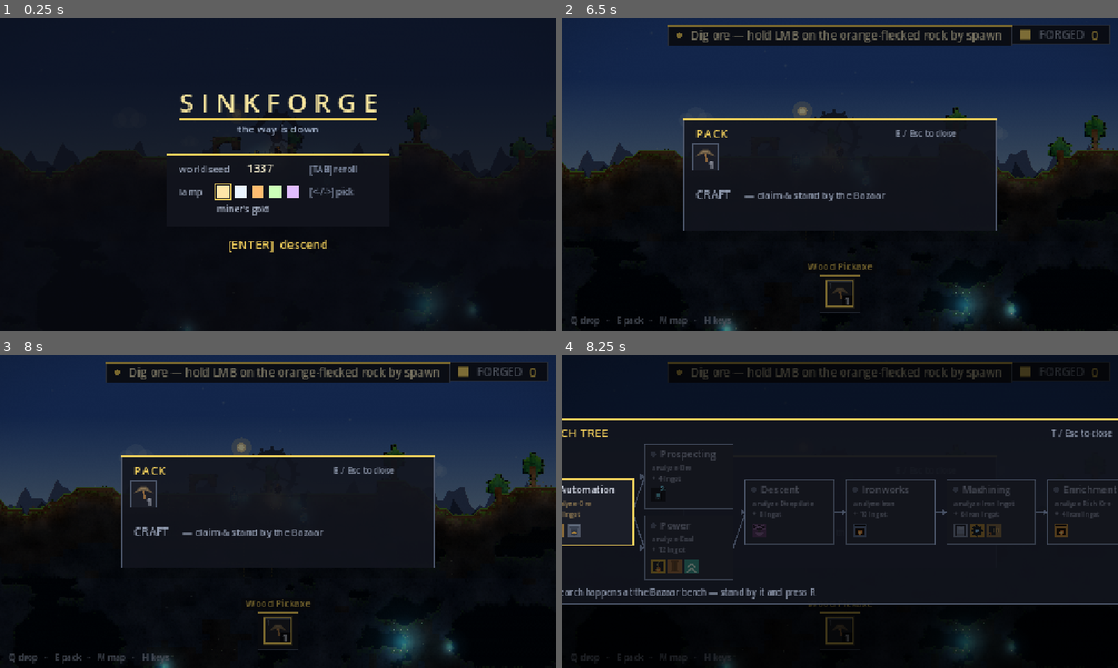
Above: before the commit, frames 1-4 (two rows, left to right).
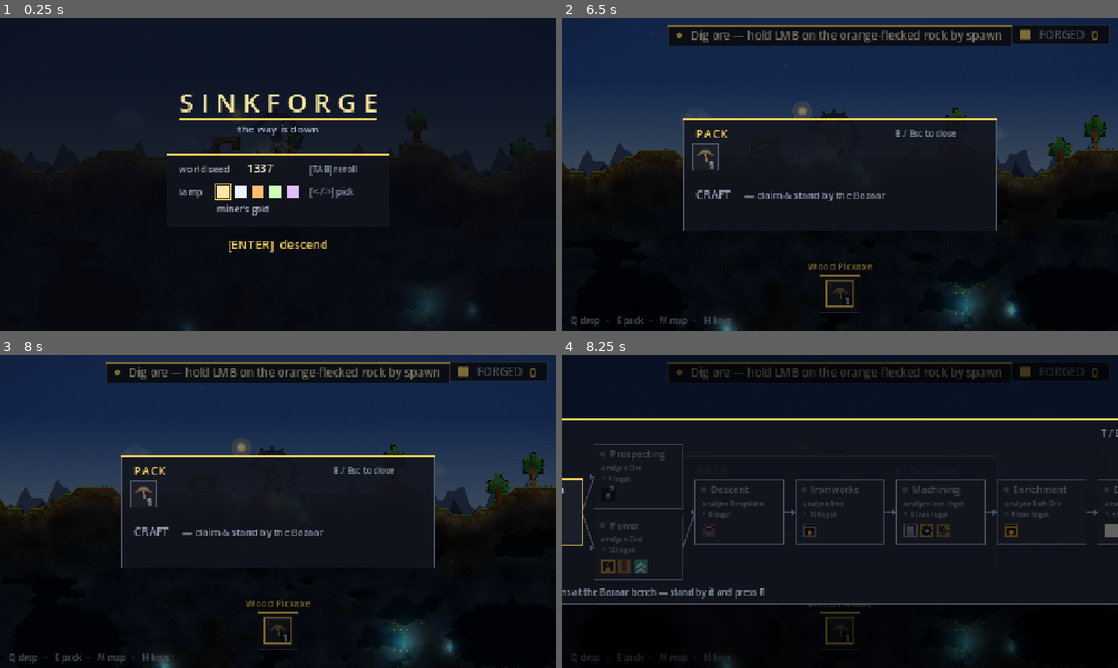
Above: after the commit, the same moments.

Repository: teohondascully/sinkforge
Game: Godot game, scene res://scenes/main.tscn
Two runs of this game, one before a commit and one after it. Both use one fixed random seed, a clock stepped at 60 frames per second and the inputs below.
Inputs (mouse positions are in pixels of both pictures, inside the frame that each line leads up to):
- Up to frame 1 (0.25 s): no input
- Up to frame 2 (6.5 s): tap Enter at 0.5, 3.5, 5.75 s; move the mouse to (962, 158) at 0.52 s; hold D (sf_right) 0.53-1.25 s; right-click (962, 158) at 0.6 s; click (962, 158) at 0.67 s; tap Space (sf_jump) at 0.77, 1.07, 2, 3.77, 4.07, 5 s; drag from (728, 190) to (812, 237) at 1.27 s; move the mouse to (895, 105) at 2.02 s; hold D (sf_right) 2.03-2.75 s; tap E (sf_craft) at 2.1 s; drag from (812, 237) to (673, 127) at 2.77 s; move the mouse to (1006, 221) at 3.52 s; hold A (sf_left) 3.53-4.25 s; tap Mouse wheel up (sf_cycle_prev) at 3.6 s; drag from (673, 127) to (756, 96) at 4.27 s; move the mouse to (867, 174) at 5.02 s; hold S (sf_down) 5.03-5.75 s; tap Q (sf_drop) at 5.1 s; click (867, 174) at 5.17 s; drag from (756, 96) to (728, 190) at 5.77 s
- Up to frame 3 (8 s): move the mouse to (400, 495) at 6.52 s; hold W (sf_up) 6.53-7.25 s; tap R (sf_research) at 6.6 s; tap Space (sf_jump) at 6.77, 7.07, 7.25 s; drag from (166, 527) to (250, 574) at 7.27 s
- Up to frame 4 (8.25 s): move the mouse to (895, 442) at 8.02 s; hold S (sf_down) from 8.03 s (still down); tap T (sf_tech) at 8.1 s

Frames 1-3 are identical in both runs. In frame 4, 6.2% of the frame differs, in the area x 0-100%, y 23-78%.

Commit message:
feat(L3): the PUMP — power drains the flood (on-hook: down free, UP costs power)
Slice 4. A machine (behavior &"pump") modeled on the lift's power cost-rule: each tick
power_throttle(cell, demand) scales its drain budget (PUMP_RATE 3/tick at full power), spent top-down
over PUMP_REACH=4 cells via remove_water (integer, never negative; a solid cell / world floor ends the
reach). UNPOWERED → 0 budget → drains nothing (the on-hook proof: water floods down free, pumping it out
costs power). Reclaims a flooded pocket for your factory — the resolution to the L3 flood hazard.
Registered in _BEHAVIORS + MACHINE_STYLE (new water-blue pump glyph) + pump.tres (craft 4 ingot) + a new
`drainage` research tech (requires enrichment, sample iron_ingot). _test_pump: powered drains 28→0 over
30 ticks, unpowered 32→32, no negative levels. All 21 layers green.

Diff:
--- a/scenes/visuals.gd
+++ b/scenes/visuals.gd
@@ -31,6 +31,7 @@
 	&"plate_press": {"kind": "press", "color": Color(0.52, 0.57, 0.68)},  # slab-grey — presses plates
 	&"gear_mill": {"kind": "gear", "color": Color(0.72, 0.56, 0.26)},     # bronze — mills gears
 	&"h_drill": {"kind": "h_drill", "color": Color(0.56, 0.46, 0.32)},    # earth-steel — the sideways Borer
+	&"pump": {"kind": "pump", "color": Color(0.30, 0.52, 0.68)},          # water-blue — the powered flood-drain (L3)
 }
 
 
@@ -86,6 +87,8 @@
 			_h_drill(canvas, center, s, active, t, flip)
 		"descent":
 			_descent(canvas, center, s, active, t)
+		"pump":
+			_pump(canvas, center, s, active, t)
 
 
 ## Furnace (ore source / forge): a dark mouth with a glowing ember + lintel. The ember BREATHES while burning.
@@ -245,6 +248,34 @@
 		c + Vector2(0.0, 8.5 * s + pound)]), brace)
 	var core: float = 0.9 if active else 0.4
 	canvas.draw_circle(c + Vector2(0.0, -5.5 * s), 2.0 * s, Color(0.85, 0.70, 1.0, core))  # the quota core
+
+
+## Pump (the powered flood-drain, L3): a steel housing with a curved down-SPOUT drawing water UP and OUT —
+## a rising water column inside the body + a bright droplet climbing the spout while it's draining (active),
+## and a piston knob up top that bobs on the clock. The "it sucks the flood out, on power" read; still + dim
+## when unpowered (nothing to pump / no power).
+static func _pump(canvas: CanvasItem, c: Vector2, s: float, active: bool, t: float) -> void:
+	var steel := Color(0.16, 0.20, 0.26)
+	var water := Color(0.34, 0.62, 0.86)
+	# Housing.
+	canvas.draw_rect(Rect2(c.x - 6.0 * s, c.y - 6.0 * s, 12.0 * s, 13.0 * s), steel)
+	# The intake water column drawn up inside the body — rises while pumping.
+	var rise: float = (0.55 + 0.35 * (0.5 + 0.5 * sin(t * 6.0))) if active else 0.4
+	var col_h: float = 9.0 * s * rise
+	canvas.draw_rect(Rect2(c.x - 3.0 * s, c.y + 6.0 * s - col_h, 6.0 * s, col_h),
+		Color(water.r, water.g, water.b, 0.55 + 0.35 * (1.0 if active else 0.0)))
+	# The curved out-spout arcing over the right lip.
+	canvas.draw_line(c + Vector2(0.0, -3.0 * s), c + Vector2(7.5 * s, -3.0 * s), steel.lightened(0.2), 2.6 * s)
+	canvas.draw_line(c + Vector2(7.5 * s, -3.0 * s), c + Vector2(7.5 * s, 1.0 * s), steel.lightened(0.2), 2.6 * s)
+	# The piston knob up top — bobs while working.
+	var bob: float = (sin(t * 8.0) * 1.2 if active else 0.0) * s
+	canvas.draw_rect(Rect2(c.x - 1.4 * s, c.y - 9.0 * s + bob, 2.8 * s, 3.5 * s), steel.lightened(0.25))
+	# A droplet climbing the spout + spilling out while draining.
+	if active:
+		var dy: float = -3.0 * s - 3.0 * s * (0.5 + 0.5 * sin(t * 5.0))
+		canvas.draw_circle(c + Vector2(7.5 * s, dy), 1.6 * s, water.lightened(0.25))
+		var spill: float = c.y + 2.0 * s + fmod(t * 20.0, 5.0) * s
+		canvas.draw_circle(c + Vector2(7.5 * s, spill), 1.3 * s, water)
 
 
 ## Rope (the placeable climb): a hanging line with rung KNOTS + a coiled spare at the top — reads as
--- a/src/core/factory_sim.gd
+++ b/src/core/factory_sim.gd
@@ -24,6 +24,16 @@
 const LIFT_THROUGHPUT: int = 2          ## unpowered baseline (L1), also the floor under brownout
 const LIFT_POWERED_THROUGHPUT: int = 6  ## items/tick at FULL power — the governed deep-frontier rate
 const LIFT_POWER_DEMAND: float = 4.0    ## power at the lift's cell for the full boost (less → proportional)
+## --- THE PUMP (the L3 Aquifer answer, docs/DECISIONS.md): the flood-drain that falls on the LOCKED hook.
+## Water floods DOWN into your dig for FREE (the _flow_water gravity rule); getting it back OUT costs POWER —
+## exactly the lift's "down free, UP costs power" contract, cast onto fluid. A POWERED pump removes water
+## from its own cell + the cells straight below it (its column, a bounded reach), a power-scaled amount per
+## tick, so a flooded pocket drains over time and you RECLAIM the space for your factory. Unpowered → idle
+## (does nothing — no free drain). remove_water is an explicit accounted drain (total_water drops), NOT part
+## of _flow_water's move-only conservation — the pump is a legit sink, like a source would be.
+const PUMP_REACH: int = 4               ## cells straight down (incl. its own) a pump can pull from this tick
+const PUMP_RATE: int = 3                ## units drained per tick at FULL power (0 unpowered → the cost rule)
+const PUMP_POWER_DEMAND: float = 4.0    ## power at the pump's cell for full drain rate (less → proportional)
 ## --- POWER (the L2 twist, docs/POWER.md): power FALLS on the hook. A fueled GENERATOR burns coal and
 ## pours power into the cells around it (its innate aura — conduits will extend the reach down+lateral
 ## in a later slice); consumers draw from the field to run. The field is a DERIVED quantity recomputed
@@ -82,6 +92,7 @@
 	&"hopper": {"run": &"_run_hopper", "status": &"_status_mover"},
 	&"descent": {"run": &"_run_descent", "status": &"_status_descent"},
 	&"h_drill": {"run": &"_run_h_drill", "status": &"_status_h_drill", "dests": &"_destinations_h_drill"},
+	&"pump": {"run": &"_run_pump", "status": &"_status_pump"},
 }
 
 ## THE DESCENT ENGINE (the L1→L2 gate — docs/PROGRESSION.md §2): placed over THE SEAL, it EATS
@@ -1731,6 +1742,43 @@
 		moved += take
 
 
+## THE PUMP — the fluid sibling of the lift (docs/DECISIONS.md, the L3 flood answer). It runs no recipe
+## and moves no items: while POWERED it DRAINS water out of its own cell and the cells straight below it,
+## on the locked hook — water fell in for free, pumping it back out costs power. Its drain BUDGET this tick
+## = round(PUMP_RATE × power_factor), where power_factor is the SAME cost rule the lift uses
+## (power_throttle at the pump's cell). Unpowered → power_factor 0 → budget 0 → it does nothing (idle). The
+## budget is spent TOP-DOWN over PUMP_REACH cells (own cell first, then downward), taking up to what each
+## cell holds — a solid cell or the world floor ends the reach (rock isn't watered; nothing lies below it in
+## this column). remove_water is an explicit accounted drain (total_water drops), OUTSIDE _flow_water's
+## move-only rule, so the pump is a legit sink; integer-only and clamped, so no negative levels ever appear.
+func _run_pump(machine: MachineState) -> void:
+	machine.power_factor = power_throttle(machine.cell, PUMP_POWER_DEMAND)
+	var budget: int = int(round(float(PUMP_RATE) * machine.power_factor))
+	if budget <= 0:
+		return                                   # unpowered → no free drain (the cost rule, one place)
+	for dy: int in range(0, PUMP_REACH):
+		if budget <= 0:
+			break
+		var c: Vector2i = machine.cell + Vector2i(0, dy)
+		if not in_bounds(c) or solid.has(c):
+			break                                # rock caps the column — nothing watered lies below it
+		budget -= remove_water(c, budget)        # drain up to what's left of the budget from this cell
+
+
+## PUMP status — mirrors _run_pump's gates: no power → idle ("no power"); powered but the reachable column
+## is already dry → idle (nothing to do, benign); powered with water in reach → working (draining).
+func _status_pump(machine: MachineState) -> StringName:
+	if power_throttle(machine.cell, PUMP_POWER_DEMAND) <= 0.0:
+		return &"idle"                           # unpowered — the load-bearing "no power" read
+	for dy: int in range(0, PUMP_REACH):
+		var c: Vector2i = machine.cell + Vector2i(0, dy)
+		if not in_bounds(c) or solid.has(c):
+			break
+		if water_at(c) > 0:
+			return &"working"                    # water in reach → draining
+	return &"idle"                               # powered but dry — nothing left to pump
+
+
 ## A splitter runs no recipe: it just moves whatever has fallen into it from its input into its
 ## output (no items created or destroyed), to be divided across two columns by _flow next. This
 ## gives one tick of pass-through latency, which keeps it deterministic and order-independent.
--- /dev/null
+++ b/src/data/machines/pump.tres
@@ -0,0 +1,13 @@
+[gd_resource type="Resource" script_class="MachineDef" load_steps=2 format=3]
+
+[ext_resource type="Script" path="res://src/data/machine_def.gd" id="1_machine"]
+
+[resource]
+script = ExtResource("1_machine")
+id = &"pump"
+display_name = "Pump"
+recipe = null
+behavior = &"pump"
+craft_cost = {
+&"ingot": 4
+}
--- a/src/data/research_rules.gd
+++ b/src/data/research_rules.gd
@@ -68,12 +68,20 @@
 		"cost": {&"iron_ingot": 4},
 		"unlocks": [&"blast_furnace"],         # 1 rich ore -> 2 ingots — the quality axis pays out
 	},
+	# --- the L3 (Aquifer) tier: fluids — the flood is the twist, the Pump is how you defeat it (on-hook) ---
+	&"drainage": {
+		"name": "Drainage",
+		"requires": &"enrichment",
+		"sample": &"iron_ingot",               # engineered steel — you plumb the flood with iron, not by hand
+		"cost": {&"plate": 4, &"gear": 2},     # the L2 chain's products pay for the L3 tool (medium-chain sink)
+		"unlocks": [&"pump"],                  # the POWERED flood-drain: water fell in free, pumping out costs power
+	},
 }
 
 ## Display/keybinding order for the bench rows (explicit, not dict-order-implicit). Prospecting sits
 ## BEFORE Power: the single-R bench walks you through the cheap sonar detour whose whole point is
 ## finding the veins that pay Power's 12-ingot wall. (The graph still shows them as a branch.)
-const ORDER: Array[StringName] = [&"automation", &"prospecting", &"power", &"descent", &"ironworks", &"machining", &"enrichment"]
+const ORDER: Array[StringName] = [&"automation", &"prospecting", &"power", &"descent", &"ironworks", &"machining", &"enrichment", &"drainage"]
 
 
 static func tech(id: StringName) -> Dictionary:
--- a/tests/run_tests.gd
+++ b/tests/run_tests.gd
@@ -45,6 +45,7 @@
 	_test_power_field()
 	_test_conduit_network()
 	_test_powered_lift()
+	_test_pump()
 	_test_automated_line()
 	_test_machine_status()
 	_test_no_empty_ground_piles()
@@ -1479,6 +1480,86 @@
 		"fully powered → full throughput (%d)" % carried)
 	var present: int = _items_present(sim, &"ore")
 	_check(present == int(sim.total_produced.get(&"ore", 0)), "ore conserved through the powered lift (present=%d)" % present)
+
+
+## THE PUMP — the powered flood-drain (docs/DECISIONS.md, the L3 aquifer answer). It falls on the LOCKED
+## hook: water floods DOWN for free, pumping it back OUT costs power. This is the on-hook PROOF — a POWERED
+## pump drains a flooded pocket substantially, an identical UNPOWERED pump barely touches it. Also asserts
+## the drain is bounded/sane: no water is ever created and no cell goes negative.
+func _test_pump() -> void:
+	print("- pump (powered flood-drain, L3)")
+	var pump_def: MachineDef = load("res://src/data/machines/pump.tres")
+	var gen_def: MachineDef = load("res://src/data/machines/generator.tres")
+
+	# Build one flooded, SEALED pocket: a walled 1-wide shaft (x=col) with a floor, brim-full of water.
+	# Returns the sim + the top-of-pocket cell the pump sits in. Sealed so no water escapes — any drop in
+	# total_water is attributable to the pump alone.
+	var build_pocket := func(col: int) -> Dictionary:
+		var s: FactorySim = FactorySim.new()
+		for row: int in range(3, 8):
+			s.set_solid(Vector2i(col - 1, row), &"stone")     # left wall
+			s.set_solid(Vector2i(col + 1, row), &"stone")     # right wall
+		s.set_solid(Vector2i(col, 7), &"stone")               # floor
+		var poured: int = 0
+		for row: int in range(3, 7):                          # fill rows 3..6 (4 open cells) to the brim
+			poured += s.add_water(Vector2i(col, row), FactorySim.WATER_MAX)
+		return {"sim": s, "top": Vector2i(col, 3), "poured": poured}
+
+	# --- POWERED: a fueled generator beside the pump pours power into its cell → it drains the pocket. ---
+	var pd: Dictionary = build_pocket.call(6)
+	var sim: FactorySim = pd["sim"]
+	var top: Vector2i = pd["top"]
+	var flooded: int = int(pd["poured"])
+	_check(flooded == FactorySim.WATER_MAX * 4 and flooded > 0, "the pocket starts brim-full (%d units)" % flooded)
+	sim.place_machine(pump_def, top)                          # the pump in the top of the flooded pocket
+	# Generator two cells left of the pocket wall (its aura reaches the pump's cell), fueled with coal.
+	var g: MachineState = sim.place_machine(gen_def, top + Vector2i(-2, 0))
+	g.input_buffer[&"coal"] = 40
+	sim.total_produced[&"coal"] = 40
+	for _i: int in 3:
+		sim.tick()                                            # warm the generator so power flows
+	_check(sim.power_at(top) > 0.0, "power reaches the pump's cell")
+	var before: int = sim.total_water()                       # after warm-up (the pump already drained a little)
+	_check(before > 0, "water still present after warm-up (%d units)" % before)
+	# Tick a while: the powered pump should drain the pocket substantially (aim: nearly dry).
+	var negative_seen: bool = false
+	for _i: int in 30:
+		sim.tick()
+		for cv: Variant in sim.water:                         # integer + clamped: no cell ever goes negative
+			if int(sim.water[cv]) < 0:
+				negative_seen = true
+	var after: int = sim.total_water()
+	_check(after < before, "a POWERED pump drains water out of the pocket (%d -> %d)" % [before, after])
+	_check(after <= before / 4, "the powered pump drains the pocket substantially (%d << %d)" % [after, before])
+	_check(not negative_seen, "no cell ever holds a negative water level")
+
+	# --- UNPOWERED: an identical flooded pocket, a pump with NO generator → it does essentially nothing. ---
+	var upd: Dictionary = build_pocket.call(16)
+	var usim: FactorySim = upd["sim"]
+	var utop: Vector2i = upd["top"]
+	var uflooded: int = int(upd["poured"])
+	usim.place_machine(pump_def, utop)                        # a pump, but no power anywhere
+	var ubefore: int = usim.total_water()
+	for _i: int in 30:
+		usim.tick()
+		_check(usim.power_at(utop) == 0.0, "no power reaches the unpowered pump")
+	var uafter: int = usim.total_water()
+	_check(uafter == ubefore, "an UNPOWERED pump drains nothing (%d -> %d) — the on-hook cost rule" % [ubefore, uafter])
+
+	# --- SANITY: the pump never CREATES water — the drained pocket's total only ever fell. ---
+	_check(after <= before and uafter <= ubefore, "the pump only ever removes water, never adds it")
+	# machine_status mirrors the runner: powered+wet reads working, unpowered reads idle ("no power").
+	var s3: Dictionary = build_pocket.call(26)
+	var wsim: FactorySim = s3["sim"]
+	var wtop: Vector2i = s3["top"]
+	var wpump: MachineState = wsim.place_machine(pump_def, wtop)
+	_check(wsim.machine_status(wpump) == &"idle", "an unpowered pump reads idle (no power)")
+	var wg: MachineState = wsim.place_machine(gen_def, wtop + Vector2i(-2, 0))
+	wg.input_buffer[&"coal"] = 20
+	wsim.total_produced[&"coal"] = 20
+	for _i: int in 3:
+		wsim.tick()
+	_check(wsim.machine_status(wpump) == &"working", "a powered pump over water reads working")
 
 
 ## RUNG 1 — the SELF-FEEDING LINE (docs/PROGRESSION.md, the first automation milestone). The mechanical
